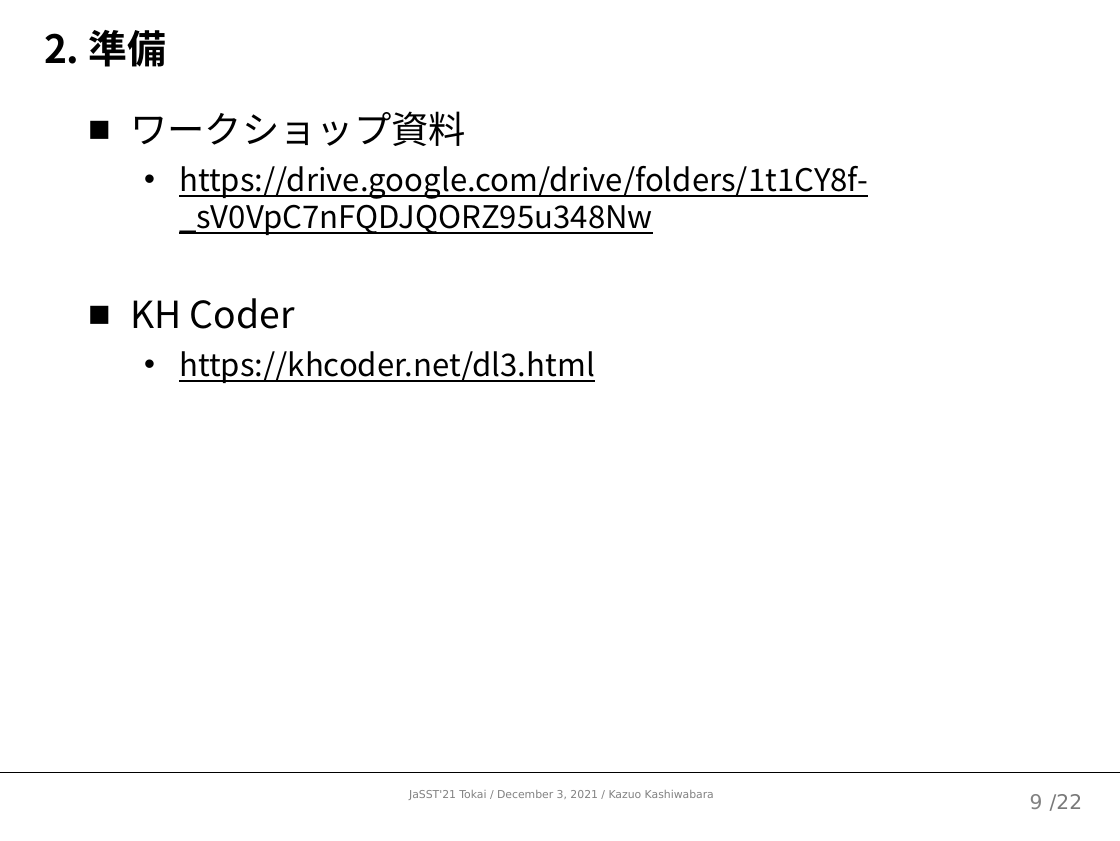
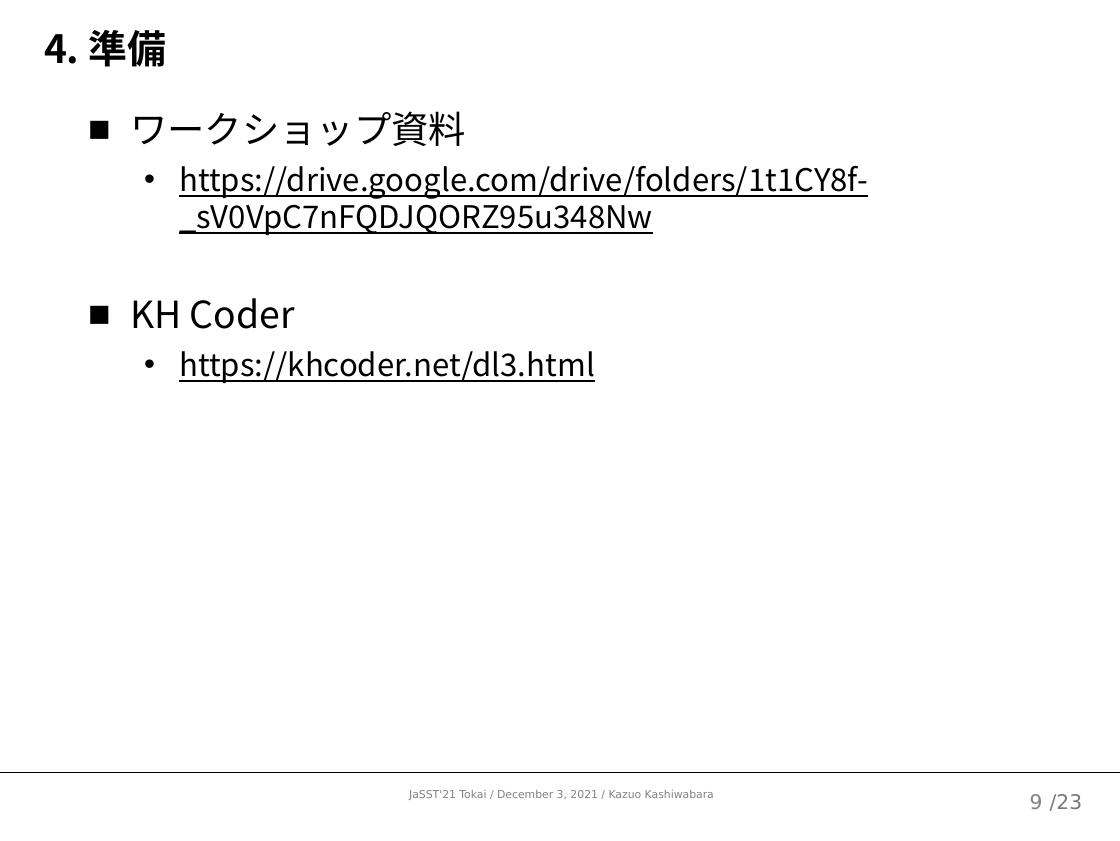
Before and after one commit to kazuo-reve/Work_MorphologicalBasedReview, a slide deck: slide 10 of 形態素ベースドレビューワークショップ.pptx. Drawn at 1120x841 pixels with LibreOffice and Linux fonts; fonts in the diff are those of the drawing. Boxes give left, top, right and bottom in pixels: in the first picture for what was removed or moved away, otherwise in the second. Text is boxed around its words. In the diff, an @@ line names an element or a change of style, - is before the commit and + after.

```diff
--- a/形態素ベースドレビューワークショップ.pptx
+++ b/形態素ベースドレビューワークショップ.pptx
@@ title at (44,30,166,67): text changed @@
-2. 準備
+4. 準備
@@ text at (1050,794,1082,811): text changed @@
-/22
+/23
```
Also in this commit, not shown: 21 other slides changed, 1 slide added.
